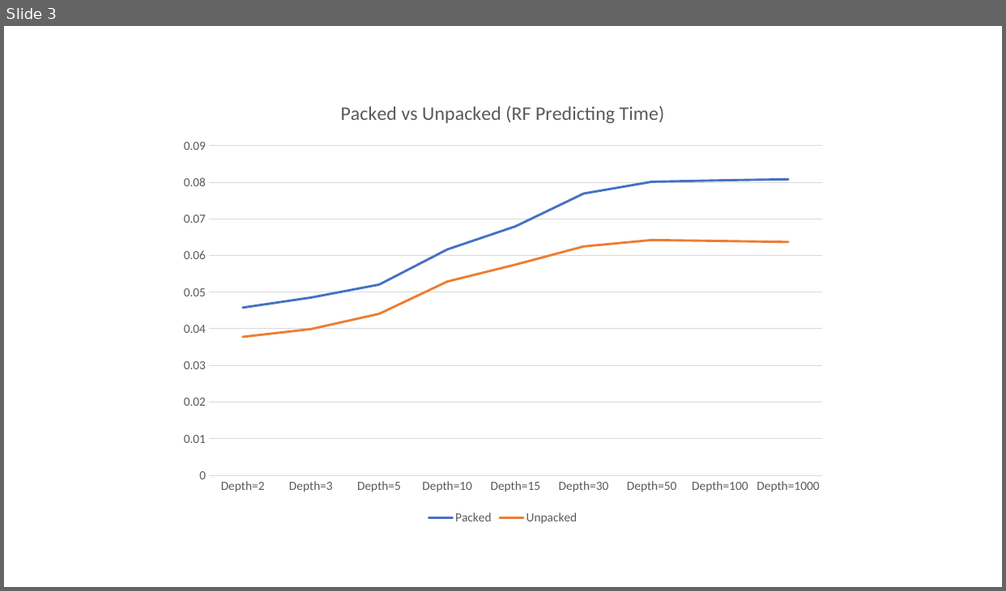
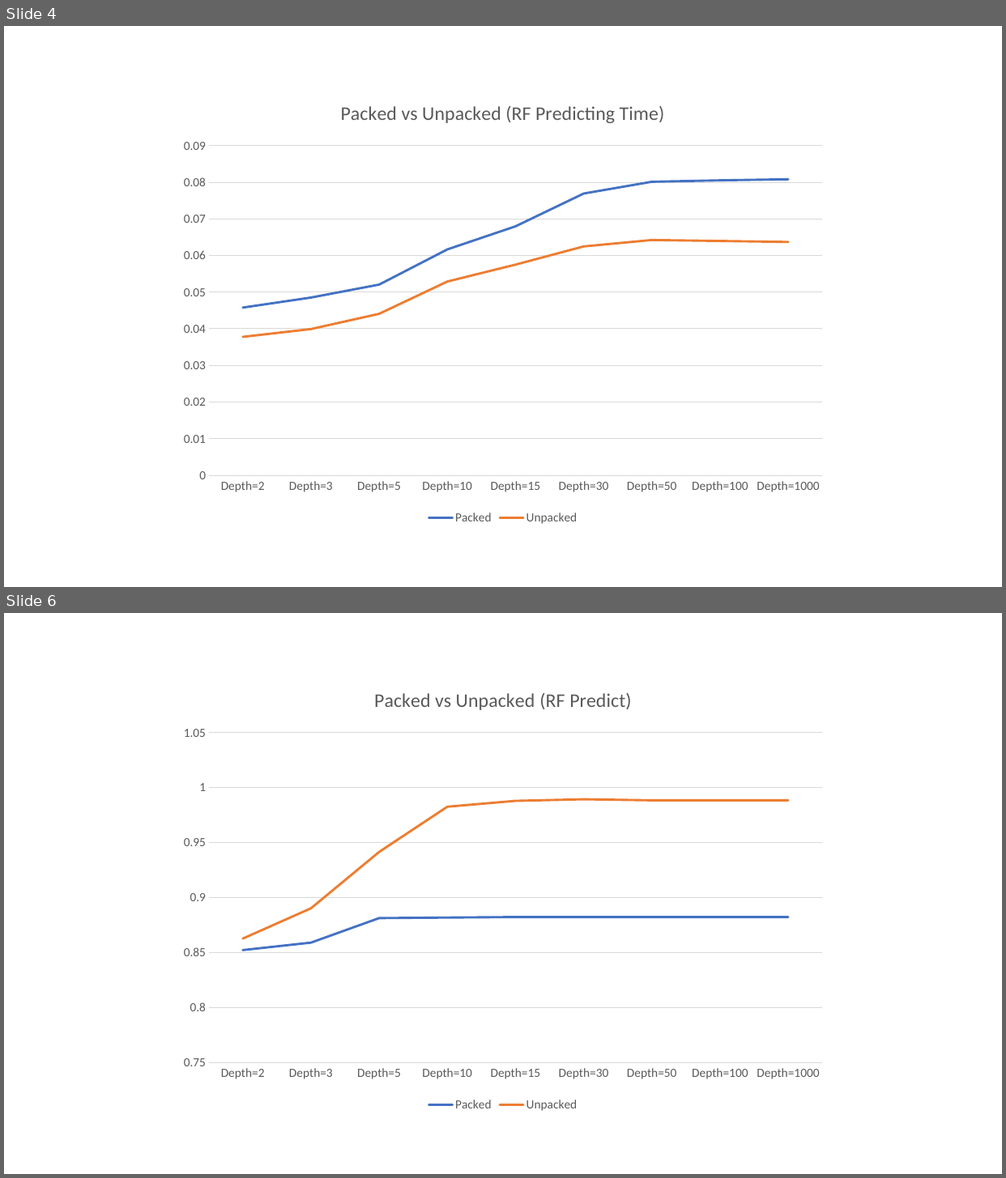
Before and after one commit to jasonma1127/IsLab, a slide deck: opcodeFrequency/opcodeFrequency.pptx. Shown one above the other, each under a label of ours: slide 3 before the commit, slides 4 and 6 after it; the slides between them are not shown. The pictures are 1006x591 and 1006x1178 pixels, drawn with LibreOffice and Linux fonts; fonts in the diff are those of the drawing. Boxes give left, top, right and bottom in pixels: in the first picture for what was removed or moved away, otherwise in the second. Text is boxed around its words. In the diff, an @@ line names an element or a change of style, - is before the commit and + after.

```diff
--- a/opcodeFrequency/opcodeFrequency.pptx
+++ b/opcodeFrequency/opcodeFrequency.pptx
@@ slide 6 added at box(4, 613, 1002, 1174), background #FFFFFF @@
@@ line chart added at box(170, 672, 836, 1116) @@
+title "Packed vs Unpacked (RF Predict) "
+categories: Depth=2, Depth=3, Depth=5, Depth=10, Depth=15, Depth=30, Depth=50, Depth=100, Depth=1000
+Packed: 0.85, 0.86, 0.88, 0.88, 0.88, 0.88, 0.88, 0.88, 0.88
+Unpacked: 0.86, 0.89, 0.94, 0.98, 0.99, 0.99, 0.99, 0.99, 0.99
@@ what was slide 3 is now slide 4 @@
```
Also in this commit, not shown: 4 other slides added.
